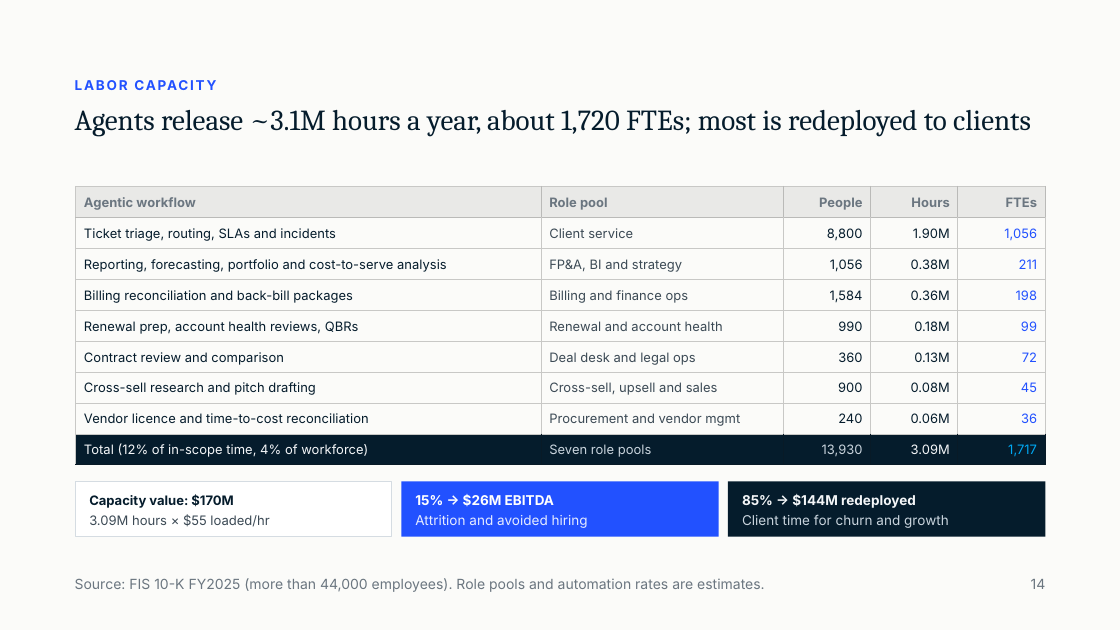
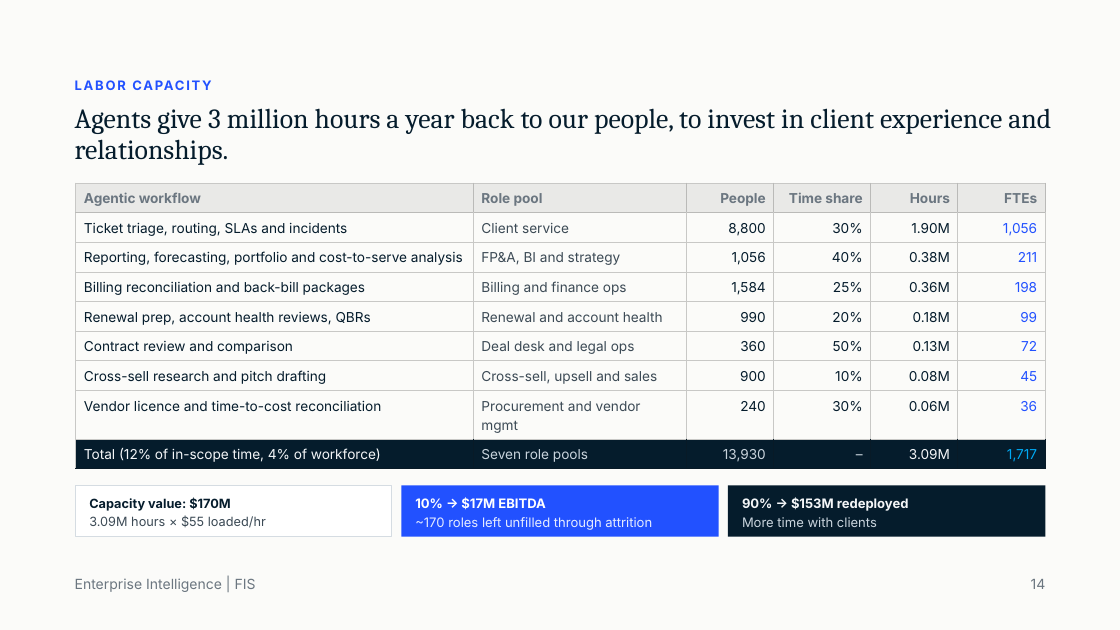
Before and after one commit to singhpawan/craigdeals, a slide deck: slide 15 of Enterprise Intelligence From Aggregated to Orchestrated.pptx (slide 14 before the commit). Drawn at 1120x630 pixels with LibreOffice and Linux fonts; fonts in the diff are those of the drawing. Boxes give left, top, right and bottom in pixels: in the first picture for what was removed or moved away, otherwise in the second. Text is boxed around its words. In the diff, an @@ line names an element or a change of style, - is before the commit and + after.

```diff
--- a/Enterprise Intelligence From Aggregated to Orchestrated.pptx
+++ b/Enterprise Intelligence From Aggregated to Orchestrated.pptx
@@ text "LABOR CAPACITY" at (x1=75, y1=75, x2=1075, y2=95): size 11.6 to 11.2 pt; line spacing 16.2pt to 15.7pt @@
@@ title at (x1=75, y1=108, x2=1051, y2=165): text changed; size 24.9 to 23.7 pt @@
-Agents release ~3.1M hours a year, about 1,720 FTEs; most is redeployed to clients
+Agents give 3 million hours a year back to our people, to invest in client experience and relationships.
@@ table at (x1=76, y1=183, x2=1045, y2=469) @@
+column 4: Time share | 30% | 40% | 25% | 20% | 50% | 10% | 30% | –
@@ table resized from (x1=76, y1=187, x2=1046, y2=465) to (x1=76, y1=183, x2=1045, y2=469) @@
@@ rectangle resized from (x1=75, y1=481, x2=392, y2=536) to (x1=75, y1=486, x2=392, y2=536) @@
@@ text "Capacity value: $170M" at (x1=89, y1=497, x2=230, y2=511): size 11.2 to 10.9 pt; line spacing 15.7pt to 15.2pt @@
@@ rectangle resized from (x1=402, y1=481, x2=719, y2=537) to (x1=402, y1=486, x2=719, y2=537) @@
@@ text at (x1=415, y1=497, x2=545, y2=510): text changed; size 11.6 to 11.2 pt @@
-15% → $26M EBITDA
+10% → $17M EBITDA
@@ rectangle resized from (x1=728, y1=481, x2=1046, y2=537) to (x1=728, y1=486, x2=1046, y2=537) @@
@@ text at (x1=742, y1=497, x2=909, y2=511): text changed; size 11.6 to 11.2 pt @@
-85% → $144M redeployed
+90% → $153M redeployed
@@ text "3.09M hours × $55 loaded/hr" at (x1=89, y1=515, x2=266, y2=528): size 11.2 to 10.9 pt; line spacing 15.7pt to 15.2pt @@
@@ text at (x1=415, y1=517, x2=652, y2=530): text changed; size 11.6 to 11.2 pt @@
-Attrition and avoided hiring
+~170 roles left unfilled through attrition
@@ text at (x1=742, y1=517, x2=877, y2=527): text changed; size 11.6 to 11.2 pt @@
-Client time for churn and growth
+More time with clients
@@ text at (x1=75, y1=578, x2=256, y2=592): text changed @@
-Source: FIS 10-K FY2025 (more than 44,000 employees). Role pools and automation rates are estimates.
+Enterprise Intelligence | FIS
```
Also in this commit, not shown: 12 other slides changed, 9 slides added, 3 slides removed, 2 other files.
